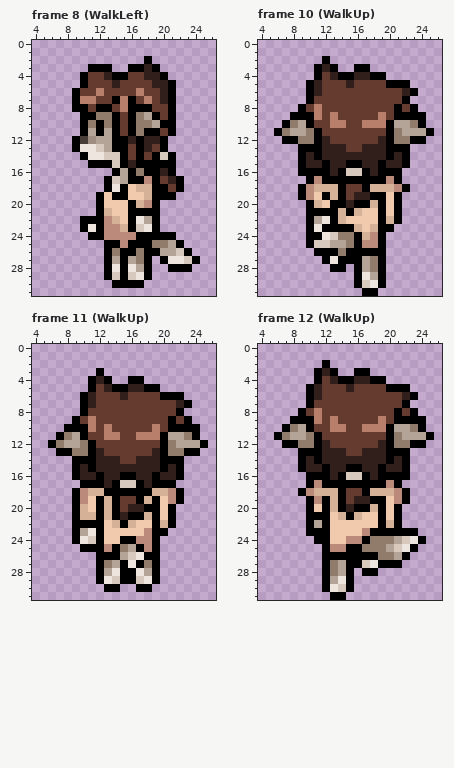
File history of a pixel-art file, art/OV/Mira/FlameWalk.ase. Above is the file before it was changed.
32x32 pixels, 51 frames. Colours within 5 levels of each other are drawn and written as one. Shown: frame 8 (WalkLeft): x 4..26, y 0..31; frame 10 (WalkUp): x 4..26, y 0..31; frame 11 (WalkUp): x 4..26, y 0..31; frame 12 (WalkUp): x 4..26, y 0..31. The commit also changed other frames, which this record leaves out.
Now the later version:
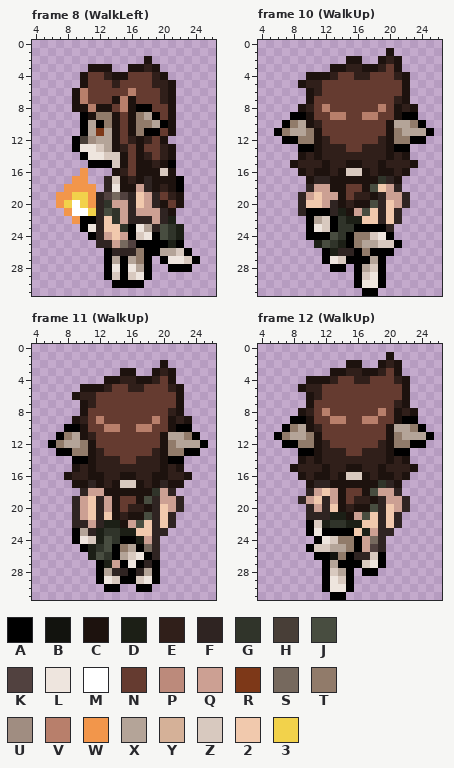
Palette (. is transparent): A #000000  B #12130e  C #1d120e  D #1c1f16  E #301f1a  F #2f2422  G #30342a  H #483e37  J #484d40  K #51413f  L #eee5de  M #ffffff  N #653b30  P #bc8a7b  Q #cca093  R #7d3818  S #76695e  T #917b6a  U #a08d81  V #b87f6b  W #f2964b  X #b4a498  Y #d5b198  Z #d8c9bf  2 #f1c9ad  3 #f2d24b
Diff:
layer "Layer 4" added
Changed rows in their new state; - is an unchanged pixel.
Frame 8 (WalkLeft), layers "Layer 4", "Layer 2", "Layer 1":
first column x 7:
 2 -----------C----
 3 ----CCC--CC-C---
 4 ---C---CC--N-C--
 5 ---C----------C-
 6 --CV-N---VN---C-
 7 --C-N--C-C-N--C-
 8 --CCVCC--C----C-
 9 ----C--C-C----C-
10 ----X--C-C----C-
11 -----R-C-C----C-
12 -------CN-C-NC--
13 -------CE-CN-EC-
14 --------C-CENEC-
15 --------CNCCEC--
16 ---W---CENCCCZC-
17 --WW--F-CECFCCC-
18 -WWWW-F-CCQFCEC-
19 WW33WFKSKF-QFNEC
20 W3M3WFGQQF2QFCNC
21 -WMM3FJGQFQQQFC-
22 --W--F2GQFFFQFD-
23 -----F22G-LXFJGD
24 -----FQ2QAZL-JGD
25 -----FFQSK--AAD-
26 -------FFF------
Frame 10 (WalkUp), layers "Layer 2", "Layer 1":
first column x 8:
 1 ------------C----
 2 ----.--CC--CEC---
 3 ---..CCEECCENC---
 4 --CCC-NN--NNNEC--
 5 -CE----N----NNC--
 6 --C-----------C.-
 7 --C----------EC--
 8 -CENV------V-CEC-
 9 --CN--V--VVN-C--.
10 --CE-NN--NNNC----
11 ---C--------C----
12 ---C--------C----
13 ---C--------C----
14 -C-C--------C-C--
15 CE--C--CC--C--EC-
16 -CECC-C--C-CCEC--
17 --CFFCCCCCCGFC---
18 -.FQQCC--CJ2QF.--
19 -FQ-QQC---CFQQF--
20 -F22QFC-CCJF-QF--
21 -F---FDCQJ-F-F---
22 ----Z-GDD--F2F---
23 ----Z-GGAAA-F----
24 ----AJGATTZLA----
25 --.DJGDATXXZZA---
26 ---.-DFF-T--A----
27 ------Z--AX------
28 ----------Z------
29 ---------ZL------
30 ---------L-------
Frame 11 (WalkUp), layers "Layer 2", "Layer 1":
first column x 8:
 2 ------------C----
 3 ----.--CC--CEC---
 4 ---..CCEECCENC---
 5 --CCC-NN--NNNEC--
 6 -CE----N----NNC--
 7 --C-----------C.-
 8 --C----------EC--
 9 -CENV------V-CEC-
10 --CN--V--VVN-C--.
11 --CE-NN--NNNC----
12 ---C--------C----
13 ---C--------C----
14 ---C--------C----
15 -C-C--------C-C--
16 CE-CC--CC--CC-EC-
17 -CCFC-C--C-CFCC--
18 -.FQQCCCCCCGQF.--
19 -FQ-FQC--CJFQQF--
20 -FQ-FQC---CF-QF--
21 -FQ2F2C-CCJF-F---
22 -FFQFDDCQJ-F2F---
23 ---FDGGDD-2FF----
24 ----DJG--DQF-----
25 ---DGJ----SF-----
26 ---DJG-----F-----
27 -----DQ---F------
28 ------FF-F-------
Frame 12 (WalkUp), layers "Layer 2", "Layer 1":
first column x 8:
 1 ------------C----
 2 ----.--CC--CEC---
 3 ---..CCEECCENC---
 4 --CCC-NN--NNNEC--
 5 -CE----N----NNC--
 6 --C-----------C.-
 7 --C----------EC--
 8 -CENV------V-CEC-
 9 --CN--V--VVN-C--.
10 --CE-NN--NNNC----
11 ---C--------C----
12 ---C--------C----
13 ---C--------C----
14 -C-C--------C-C--
15 CE--C--CC--C--EC-
16 -CECC-C--C-CCEC--
17 --CFFCCCCCCGFC---
18 -.FQ2QC--CJQQF.--
19 -FQ2FQC---CFQQF--
20 --FQF2C-CCJF-QF--
21 --FFFDDCQJ-F-F---
22 ---ZDGGDD--F2F---
23 ---L-AAA-DQFF...-
24 ----LZTTAQSF.....
25 --AZZXXT-QKF....-
26 ---A-BT-FFZA...--
27 -----XA-----..---
28 -----Z-----------
29 -----LZ----------
30 ------L----------
